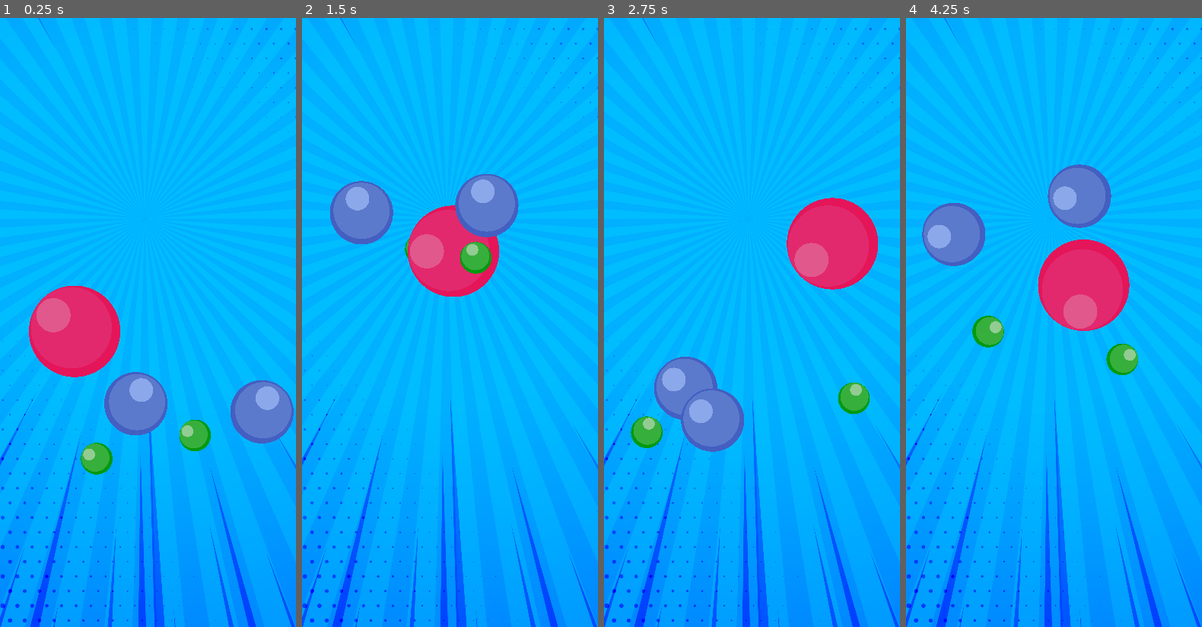
Above: before the commit, frames 1-4 (left to right).
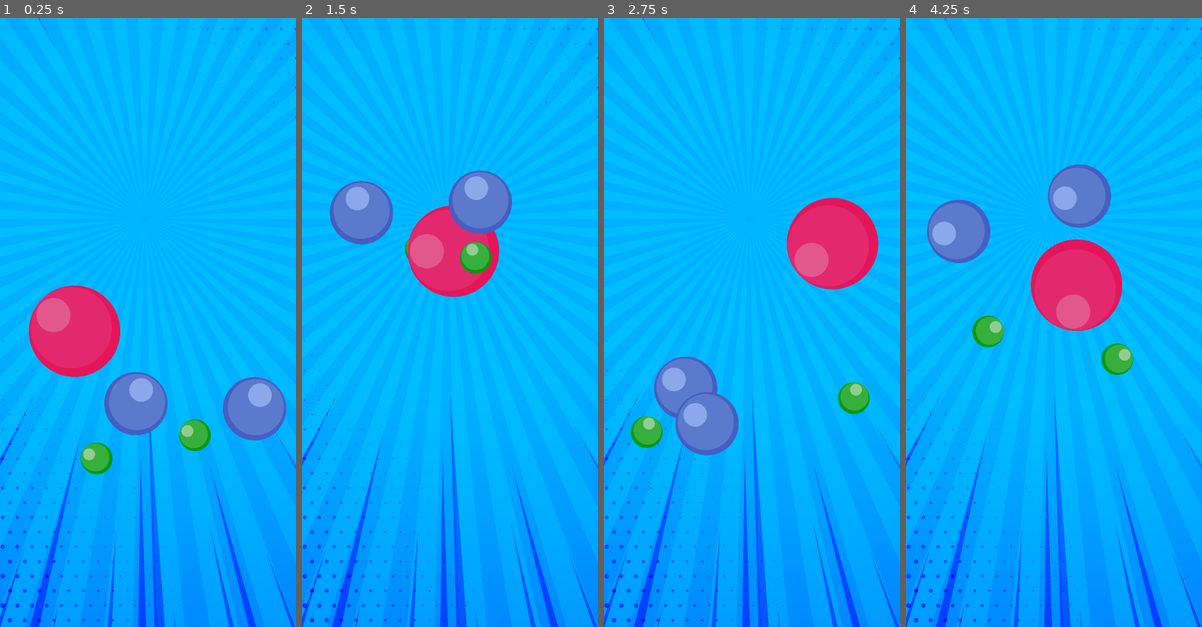
Above: after the commit, the same moments.

Repository: MrZak-dev/godot_3.1_jumping_balls
Game: Godot game, scene res://scenes/Walls.tscn
The game is run twice, just before and just after one commit, with the same random seed, the same clock (stepped at 60 frames per second) and the same inputs.
Inputs:
- Up to frame 1 (0.25 s): no input
- Up to frame 2 (1.5 s): no input
- Up to frame 3 (2.75 s): no input
- Up to frame 4 (4.25 s): no input

The runs differ from the first frame. In frame 1, 1.4% of the frame differs, in the area x 0-100%, y 1-100%; in frame 2, 1.2%; in frame 3, 1.2%; in frame 4, 2.3%.

Commit message:
stretching test

Diff:
--- a/project.godot
+++ b/project.godot
@@ -19,6 +19,10 @@
 run/main_scene="res://scenes/Walls.tscn"
 config/icon="res://assets/images/greenBalls.png"
 
+[autoload]
+
+viewport_change="*res://scripts/viewport_change.gd"
+
 [display]
 
 window/size/width=1440
@@ -26,7 +30,8 @@
 window/size/test_width=480
 window/size/test_height=986
 window/handheld/orientation="portrait"
-window/stretch/mode="2d"
+window/stretch/mode="viewport"
+window/stretch/aspect="expand"
 window/handheld/emulate_touchscreen=true
 
 [layer_names]
--- a/scenes/Walls.tscn
+++ b/scenes/Walls.tscn
@@ -8,10 +8,6 @@
 [sub_resource type="RectangleShape2D" id=1]
 
 extents = Vector2( 720, 1 )
-
-[sub_resource type="RectangleShape2D" id=2]
-
-extents = Vector2( 1, 1332 )
 
 [sub_resource type="RectangleShape2D" id=3]
 
@@ -87,19 +83,17 @@
 shape = SubResource( 1 )
 
 [node name="right_wall" type="StaticBody2D" parent="."]
-editor/display_folded = true
 collision_layer = 4
 collision_mask = 0
 __meta__ = {
 "_edit_lock_": true
 }
 
-[node name="CollisionShape2D" type="CollisionShape2D" parent="right_wall"]
-position = Vector2( 1436.92, 906.85 )
-shape = SubResource( 2 )
+[node name="CollisionPolygon2D" type="CollisionPolygon2D" parent="right_wall"]
+position = Vector2( 1465.79, -53.0377 )
+polygon = PoolVector2Array( 54.1504, -21.4248, -43.3197, -24.1323, -46.3435, 2305.73, 112.994, 2305.73 )
 
 [node name="left_wall" type="StaticBody2D" parent="."]
-editor/display_folded = true
 collision_layer = 8
 collision_mask = 0
 __meta__ = {
--- a/scenes/mediumBall.tscn
+++ b/scenes/mediumBall.tscn
@@ -3,20 +3,12 @@
 [ext_resource path="res://scripts/Ball.gd" type="Script" id=1]
 [ext_resource path="res://assets/images/blueBalls.png" type="Texture" id=2]
 
-
-
-
 [sub_resource type="CircleShape2D" id=1]
 
-custom_solver_bias = 0.0
 radius = 156.497
 
 [node name="Ball" type="KinematicBody2D"]
-input_pickable = false
-collision_layer = 1
 collision_mask = 156
-collision/safe_margin = 0.08
-motion/sync_to_physics = false
 script = ExtResource( 1 )
 
 [node name="Sprite" type="Sprite" parent="."]
@@ -30,8 +22,6 @@
 exclude_parent = false
 cast_to = Vector2( 0, 250 )
 collision_mask = 128
-collide_with_areas = false
-collide_with_bodies = true
 
 [node name="CollisionShape2D" type="CollisionShape2D" parent="."]
 shape = SubResource( 1 )
--- /dev/null
+++ b/scripts/viewport_change.gd
@@ -0,0 +1,16 @@
+extends Node
+
+
+onready var view_port = get_viewport()
+var root
+func _ready():
+	view_port.connect("size_changed",self,"size_changed")
+	root = get_node("/root/Walls/Balls/Ball/Sprite")
+	pass # Replace with function body.
+
+
+func size_changed():
+	var window_size = OS.get_window_size()
+	print("window changed : ")
+	print (window_size.x)
+	pass
Not shown, changed: icon.png.import
Not shown: 1 places in scenes/Walls.tscn that only renumber resources
